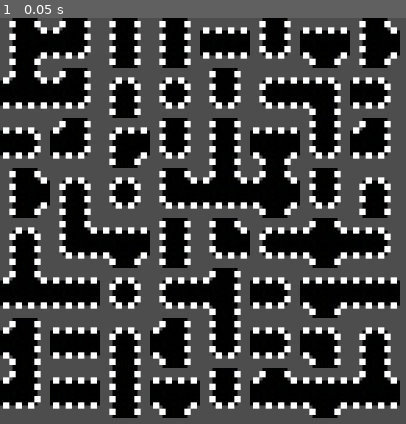
Above: before the commit, frame 1.
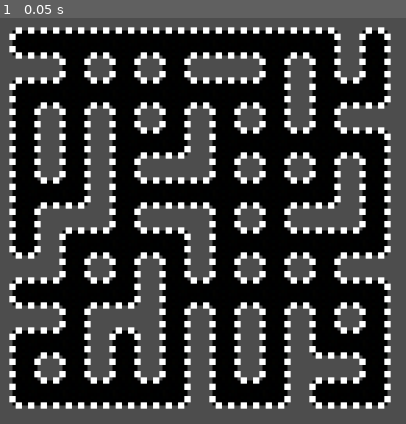
Above: after the commit, the same moment.

Repository: rielgueta/labyrinth
Game: Godot game, scene res://scenes/main.tscn
The game is run twice, just before and just after one commit, with the same random seed, the same clock (stepped at 60 frames per second) and the same inputs.
Inputs:
- Up to frame 1 (0.05 s): no input

The runs differ from the first frame. In frame 1, 32% of the frame differs, in the area x 0-99%, y 0-99%.

Commit message:
Asignar movimientos
Se asignan los movimientos creando un laberinto coherente (Hay que arreglar las conexiones totales todavía con el aguita)

Diff:
--- a/Scripts/tilemap.gd
+++ b/Scripts/tilemap.gd
@@ -2,12 +2,98 @@
 
 # Un diccionario con las coordenadas de las tiles correspondientes
 
+@export var ancho_laberinto = 8
+var arriba = 0
+var izquierda = 1
+var abajo = 2
+var derecha = 3
+# Called when the node enters the scene tree for the first time.
+func _ready():
+	for i in range(0, 8 , 1):
+		for j in range(0, 8, 1):
+			var posicion = asignar_movimientos(i, j)
+			set_cell(0, Vector2i(i, j), 0, posicion)
 
 
-# Called when the node enters the scene tree for the first time.
-func _ready():
-	for fila in range(8):
-		for columna in range(8):
-			var x = randi_range(0, 3)
-			var y = randi_range(0,3)
-			set_cell(0, Vector2i(columna, fila), 0, Vector2i(x, y))
+			# set_cell(0, Vector2i(columna, fila), 0, Vector2i(x, y))
+
+func asignar_movimientos(x, y):
+	var movimientos = [false, false, false, false]
+
+	if x != 0:
+		var cell_izq = get_cell_atlas_coords(0, Vector2i(x - 1, y))
+		if get_moves(cell_izq)[derecha]:
+			movimientos[izquierda] = true
+
+	if y != 0:
+		var cell_arr = get_cell_atlas_coords(0, Vector2i(x, y - 1))
+		if get_moves(cell_arr)[abajo]:
+			movimientos[arriba] = true
+
+		# Para eso contamos la cantidad de conexiones que queremos que tenga
+		# random.choices se le entrega una lista de posibles resultados y una lista de la probabildad de cada uno
+	# var cantidad_de_conexiones = random.choices([1, 2, 3, 4], [0.2, 0.5, 0.25, 0.05])
+	var cantidad_de_conexiones = randi_range(1, 4)
+
+		# Posteriormente contamos la cantidad actual de conexiones que se tienen, considerando las que estaban
+		# determinadas por casillas anteriores
+	var cantidad_actual = 0
+	for i in range(0, 4, 1):
+		if movimientos[i]:
+			cantidad_actual += 1
+
+		# Si la cantidad actual es menor a la cantidad total que queremos, se le agregará al azar una abertura hacia
+		# abajo o hacia la derecha
+		if cantidad_actual < cantidad_de_conexiones:
+			var pos = randi_range(abajo, derecha)
+			movimientos[pos] = true
+			cantidad_actual += 1
+
+		# Si todavía queda posibilidad (Sea porque habían 4 caminos) se agregará una abertura hacia el ultimo lado
+			if cantidad_actual < cantidad_de_conexiones:
+
+				# Notese que este comando (pos = 5-pos) se encarga de transformar la posición anterior a la otra disponible
+				# (Entre las opciones 2 y 3). Si anteriormente se eligió la puerta 2 -> 5 - 2 = 3. Y viceversa
+				# Si anteriormente se eligió la 3 -> 5 - 3 = 2. Así nos aseguramos que se eligirá la otra puerta disponible
+				pos = 5 - pos
+				movimientos[pos] = true
+
+		# Estos comandos simplemente se encargan de eliminar las puertas que puedan haber quedado en la orilla derecha
+		# y abajo
+	if x == ancho_laberinto - 1:
+		movimientos[derecha] = false
+
+	if y == ancho_laberinto - 1:
+		movimientos[abajo] = false
+
+	var posicion = convert_to_cell(movimientos)
+
+	return posicion
+
+func get_moves(cell=Vector2i.ZERO):
+	var movimientos = [false, false, false, false]
+
+	if cell.y == 1 or cell.y == 3:
+		movimientos[arriba] = true
+	if cell.y == 2 or cell.y == 3:
+		movimientos[izquierda] = true
+	if cell.x == 1 or cell.x == 3:
+		movimientos[abajo] = true
+	if cell.x == 2 or cell.x == 3:
+		movimientos[derecha] = true
+
+	return movimientos
+
+func convert_to_cell(movimientos):
+	var posicion = Vector2i.ZERO
+
+	if movimientos[0]:
+		posicion.y += 1
+	if movimientos[1]:
+		posicion.y += 2
+	if movimientos[2]:
+		posicion.x += 1
+	if movimientos[3]:
+		posicion.x += 2
+
+	return posicion
